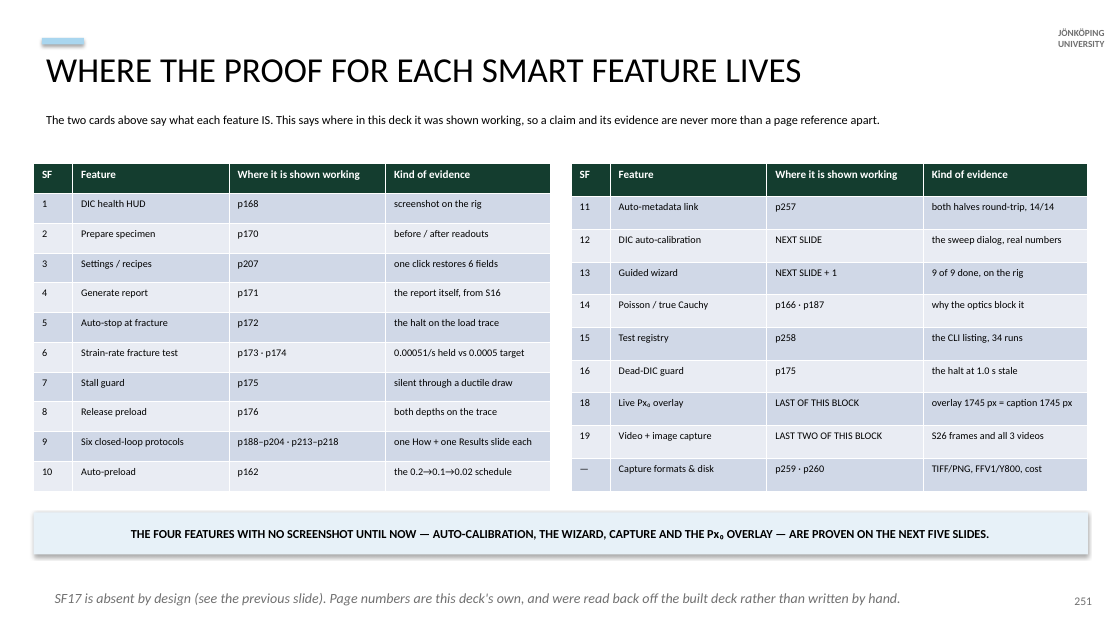
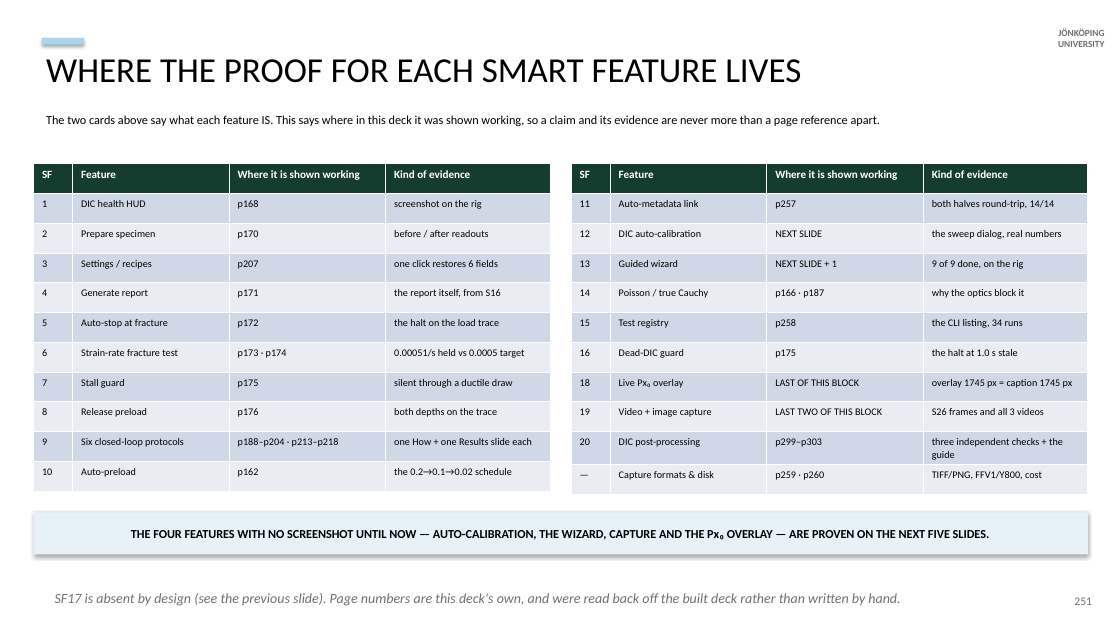
Before and after one commit to AdithyaSivakumar-3/UTM, a slide deck: slide 111 of documentation/decks/V6a_8_6_20_slides.pptx. Drawn at 1120x630 pixels with LibreOffice and Linux fonts; fonts in the diff are those of the drawing. Boxes give left, top, right and bottom in pixels: in the first picture for what was removed or moved away, otherwise in the second. Text is boxed around its words. In the diff, an @@ line names an element or a change of style, - is before the commit and + after.

```diff
--- a/documentation/decks/V6a_8_6_20_slides.pptx
+++ b/documentation/decks/V6a_8_6_20_slides.pptx
@@ table at [571,164,1088,492] @@
+row 10: 20 | DIC post-processing | p299–p303 | three independent checks + the guide
```
Also in this commit, not shown: 1 other slide changed, 2 other files.
